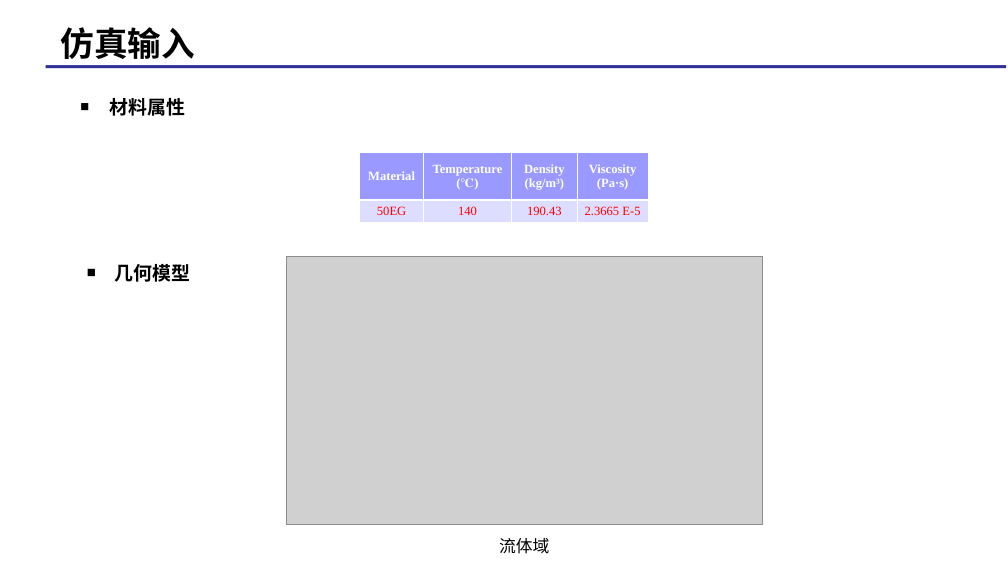
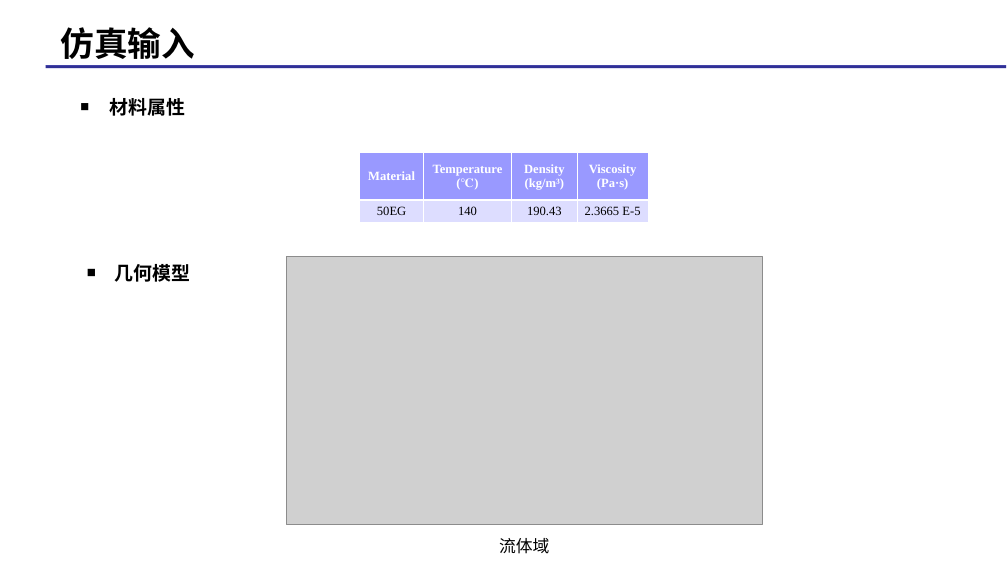
Before and after one commit to Kakuzu0703/TR, a slide deck: slide 3 of 50EG_Report.pptx. Drawn at 1008x567 pixels with LibreOffice and Linux fonts; fonts in the diff are those of the drawing; grey boxes stand for pictures. Boxes give left, top, right and bottom in pixels: in the first picture for what was removed or moved away, otherwise in the second. Text is boxed around its words. In the diff, an @@ line names an element or a change of style, - is before the commit and + after.

```diff
--- a/50EG_Report.pptx
+++ b/50EG_Report.pptx
@@ table at (360, 153, 649, 222) @@
@@ text colour #FF0000 to #000000 in "50EG", "140", "190.43", "2.3665 E-5" @@
```
Also in this commit, not shown: 1 other slide changed, 2 other files.
